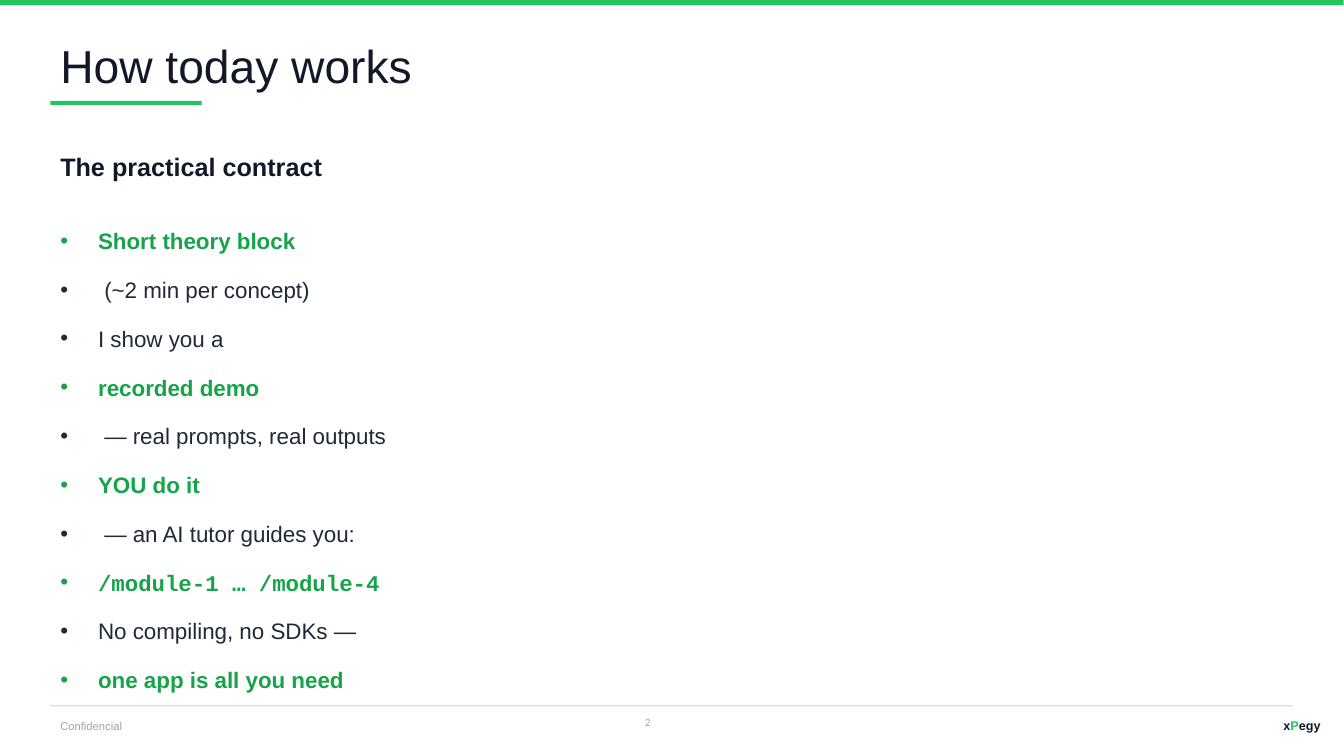
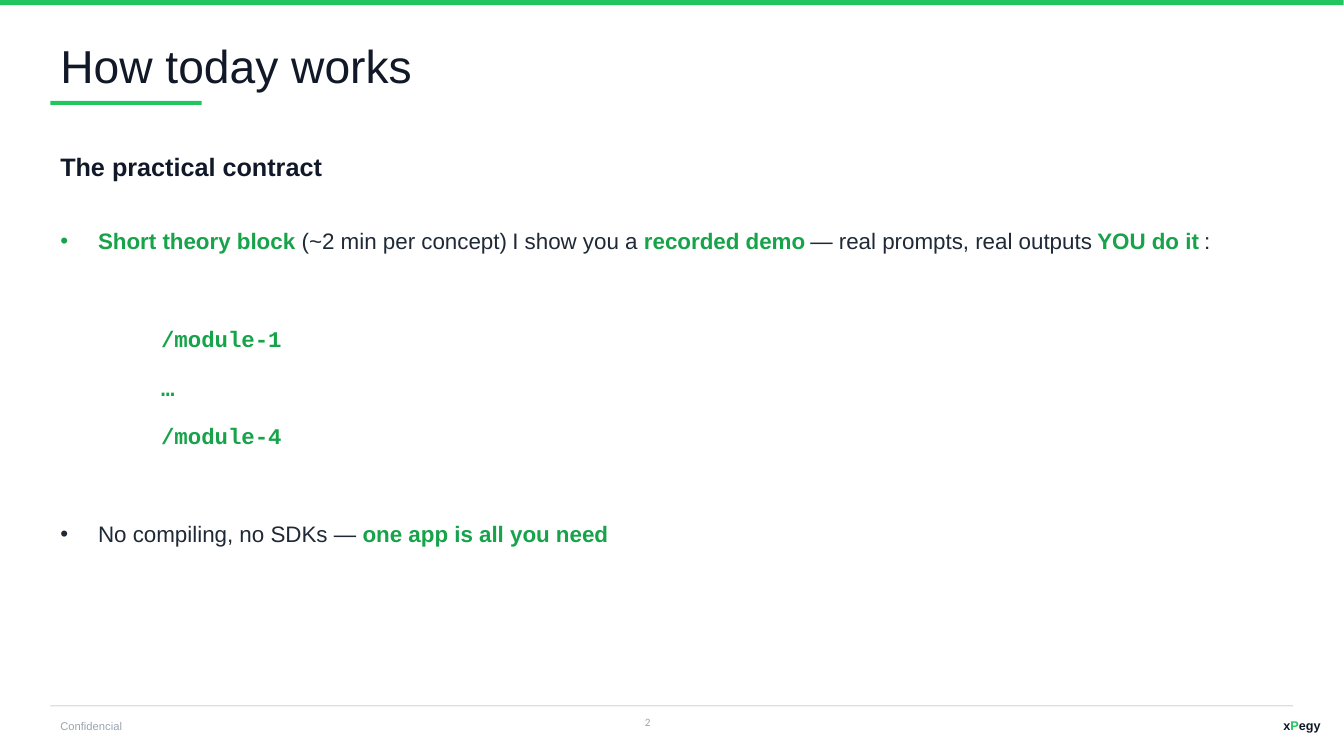
Before and after one commit to JaviPege/mundus-ai-programming-course, a slide deck: slide 2 of AI-EBike-Fleet-Manager-Workshop.pptx. Drawn at 1344x756 pixels with LibreOffice and Linux fonts; fonts in the diff are those of the drawing. Boxes give left, top, right and bottom in pixels: in the first picture for what was removed or moved away, otherwise in the second. Text is boxed around its words. In the diff, an @@ line names an element or a change of style, - is before the commit and + after.

```diff
--- a/AI-EBike-Fleet-Manager-Workshop.pptx
+++ b/AI-EBike-Fleet-Manager-Workshop.pptx
@@ text at <box>98,232,1199,547</box>: text changed; text colour #1F2937 to #16A34A; bold on @@
-• Short theory block
-• (~2 min per concept)
-• I show you a
-• recorded demo
-• — real prompts, real outputs
-• YOU do it
-• — an AI tutor guides you:
-• /module-1 … /module-4
-• No compiling, no SDKs —
-• one app is all you need
+• Short theory block (~2 min per concept) I show you a recorded demo — real prompts, real outputs YOU do it :
+/module-1
+…
+/module-4
+• No compiling, no SDKs — one app is all you need
```
Also in this commit, not shown: 13 other slides changed.
